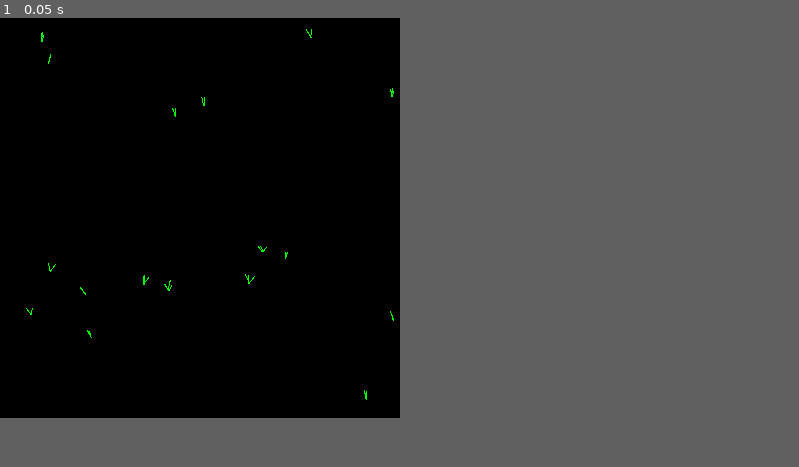
Above: before the commit, frame 1.
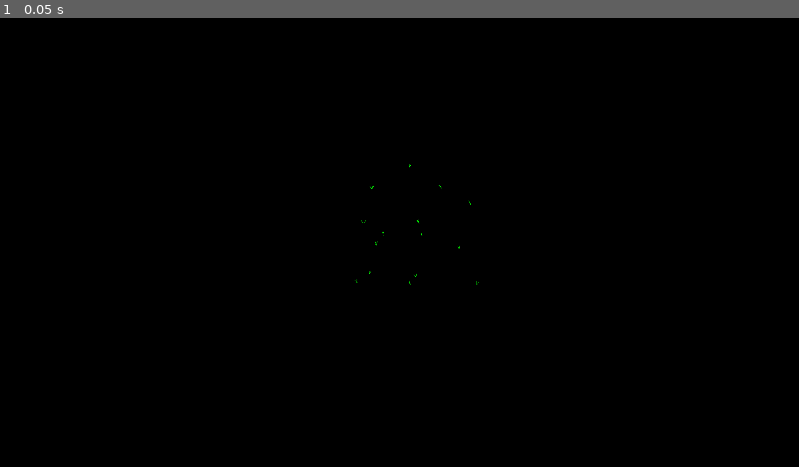
Above: after the commit, the same moment.

Repository: MEGAHARD-Games/Experiments-DWM_WARLOCK-Godot
Game: Godot game, scene res://Scenes/root.tscn
The game is run twice, just before and just after one commit, with the same random seed, the same clock (stepped at 60 frames per second) and the same inputs.
Inputs:
- Up to frame 1 (0.05 s): no input
In our replay, the window is 400x400 before the commit and 799x449 after it. These sizes can differ from the game's own. Grey fills any space a smaller window leaves; there, only what the larger window draws over its background counts as a difference.

The runs differ from the first frame. In frame 1, 0.1% of the frame differs, in the area x 3-60%, y 2-86%.

Commit message:
Experiment 2: Transparent fullscreen with a local viewport

Diff:
--- a/Scenes/root.tscn
+++ b/Scenes/root.tscn
@@ -3,14 +3,28 @@
 [ext_resource type="Script" uid="uid://ctk1pysuhg1f5" path="res://Scripts/background_grass.gd" id="1_vnucn"]
 [ext_resource type="Script" uid="uid://0f4m4da21i16" path="res://Scripts/background_grass_2.gd" id="2_c3mwy"]
 [ext_resource type="Script" uid="uid://ew7yss8ndaxl" path="res://Scripts/window_thing.gd" id="3_4g5cr"]
+[ext_resource type="Script" uid="uid://ui6ur8u6hc6s" path="res://Scripts/game_closer.gd" id="4_4g5cr"]
 
 [node name="Node2D" type="Node2D" unique_id=761704151]
 
-[node name="Background Grass" type="Node2D" parent="." unique_id=979114003]
+[node name="Game Closer" type="Node" parent="." unique_id=350696289]
+script = ExtResource("4_4g5cr")
+
+[node name="SubViewportContainer" type="SubViewportContainer" parent="." unique_id=1005012991]
+script = ExtResource("3_4g5cr")
+
+[node name="SubViewport" type="SubViewport" parent="SubViewportContainer" unique_id=1598273903]
+handle_input_locally = false
+size = Vector2i(400, 400)
+render_target_update_mode = 4
+
+[node name="World" type="Node2D" parent="SubViewportContainer/SubViewport" unique_id=393335275]
+
+[node name="Background Grass" type="Node2D" parent="SubViewportContainer/SubViewport/World" unique_id=979114003]
 visible = false
 script = ExtResource("1_vnucn")
 
-[node name="One Long Grass" type="Line2D" parent="." unique_id=439710418]
+[node name="One Long Grass" type="Line2D" parent="SubViewportContainer/SubViewport/World" unique_id=439710418]
 visible = false
 points = PackedVector2Array(0, 0, 104, 152, 164, 33, 226, 62, 269, 126, 257, 171, 212, 168)
 width = 1.0
@@ -20,11 +34,5 @@
 end_cap_mode = 2
 antialiased = true
 
-[node name="Background Grass 2" type="Node2D" parent="." unique_id=1787809016]
+[node name="Background Grass 2" type="Node2D" parent="SubViewportContainer/SubViewport/World" unique_id=1787809016]
 script = ExtResource("2_c3mwy")
-
-[node name="Window Thing" type="Node2D" parent="." unique_id=1012238268]
-script = ExtResource("3_4g5cr")
-
-[node name="Camera2D" type="Camera2D" parent="." unique_id=122000676]
-anchor_mode = 0
--- /dev/null
+++ b/Scripts/game_closer.gd
@@ -0,0 +1,6 @@
+extends Node
+
+
+func _input(event: InputEvent) -> void:
+	if event.is_action_pressed("ui_cancel"):
+		get_tree().quit()
--- a/Scripts/window_thing.gd
+++ b/Scripts/window_thing.gd
@@ -1,15 +1,21 @@
-extends Node2D
+extends SubViewportContainer
 
-@onready var camera: Camera2D = $"../Camera2D"
-
+@onready var sub_viewport: SubViewport = $SubViewport
+@onready var world: Node2D = $SubViewport/World
 
 func _ready() -> void:
-	var window: Window = get_window()
-	window.initial_position = Window.WINDOW_INITIAL_POSITION_ABSOLUTE
-	window.size = Vector2i(400, 400)
-	window.unresizable = true
+	pass
 
 
 func _process(delta: float) -> void:
-	var window: Window = get_window()
-	camera.position = window.position
+	var screen: Vector2 = DisplayServer.screen_get_size()
+	var mouse: Vector2 = DisplayServer.mouse_get_position()
+	var center: Vector2 = mouse - size/2.0
+	var maxClamp: Vector2 = screen - size
+	var clampX: float = clamp(center.x, 0, maxClamp.x)
+	var clampY: float = clamp(center.y, 0, maxClamp.y)
+	position = Vector2(clampX, clampY)
+
+	world.position = -position
+
+	pass
--- a/project.godot
+++ b/project.godot
@@ -13,6 +13,7 @@
 config/name="TryingLineDrawing"
 run/main_scene="uid://dm38i6qdws1m6"
 config/features=PackedStringArray("4.6", "Mobile")
+boot_splash/bg_color=Color(0, 0, 0, 0)
 config/icon="res://Assets/icon.svg"
 
 [debug]
@@ -30,8 +31,9 @@
 
 window/size/viewport_width=1920
 window/size/viewport_height=1080
-window/size/initial_position_type=0
-window/size/always_on_top=true
+window/size/mode=3
+window/size/transparent=true
+window/per_pixel_transparency/allowed=true
 
 [physics]
 
@@ -41,4 +43,5 @@
 
 renderer/rendering_method="mobile"
 anti_aliasing/quality/msaa_2d=1
-environment/defaults/default_clear_color=Color(0, 0, 0, 1)
+environment/defaults/default_clear_color=Color(0, 0, 0, 0)
+viewport/transparent_background=true
Not shown, added: Scripts/game_closer.gd.uid
